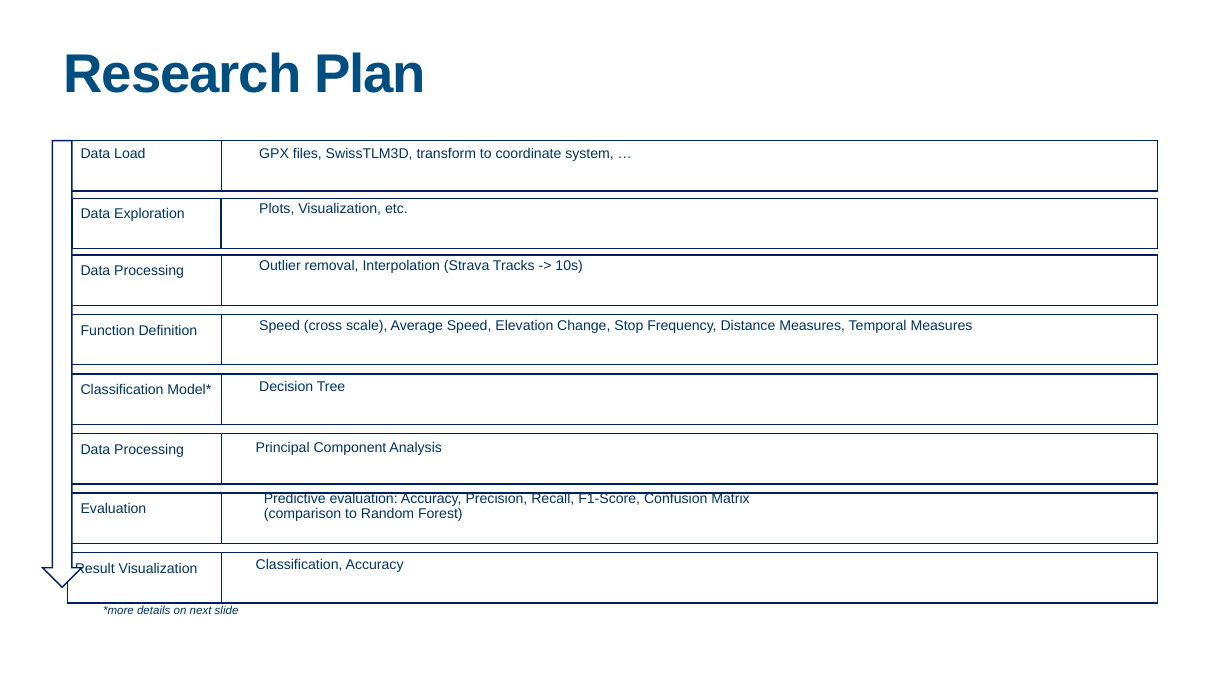
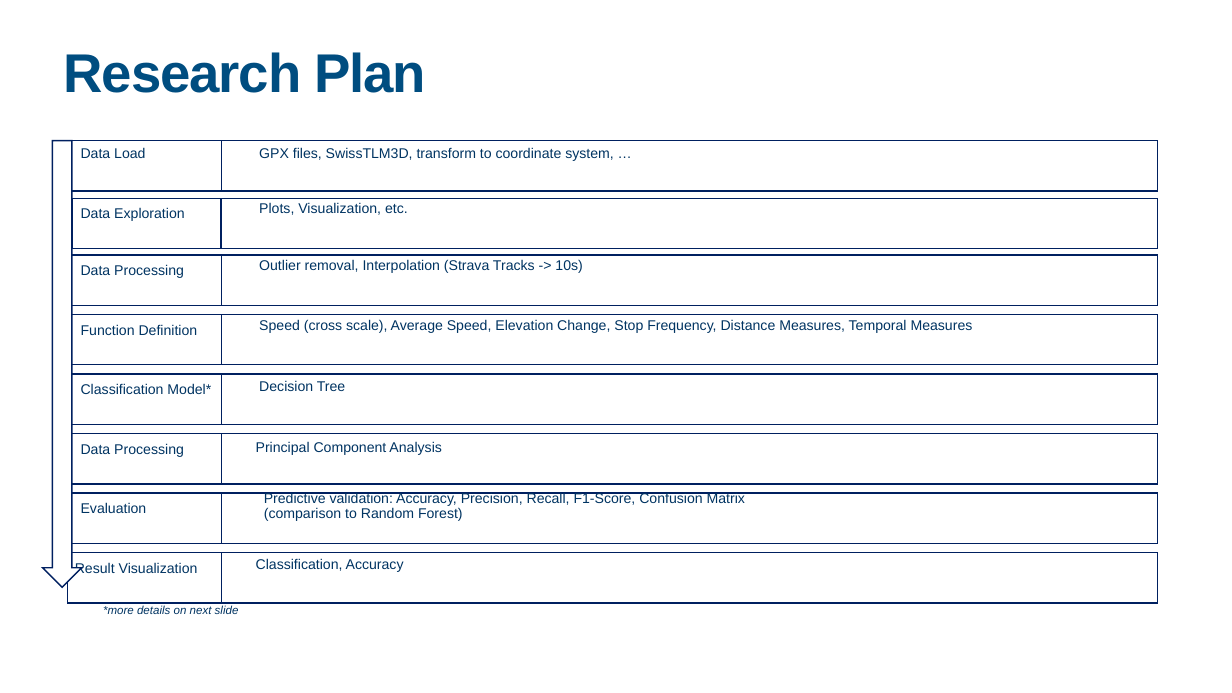
Before and after one commit to jonglr/GEO880-Project, a slide deck: slide 4 of Presentation.pptx. Drawn at 1232x693 pixels with LibreOffice and Linux fonts; fonts in the diff are those of the drawing. Boxes give left, top, right and bottom in pixels: in the first picture for what was removed or moved away, otherwise in the second. Text is boxed around its words. In the diff, an @@ line names an element or a change of style, - is before the commit and + after.

```diff
--- a/Presentation.pptx
+++ b/Presentation.pptx
@@ text at (264,492,745,521): text changed @@
-Predictive evaluation: Accuracy, Precision, Recall, F1-Score, Confusion Matrix (comparison to Random Forest)
+Predictive validation: Accuracy, Precision, Recall, F1-Score, Confusion Matrix (comparison to Random Forest)
```
Also in this commit, not shown: 3 other slides changed, 3 other files.
